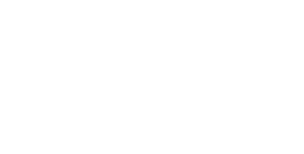
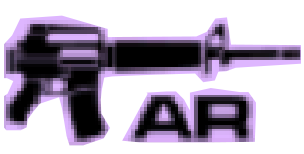
Layered file, before and after one edit (w=304, h=154). Changes by layer:
showed group "AR" (5 layers) over [4, 15, 301, 146]
added layer "圖層 38" in group "AR" over [4, 15, 301, 146]
